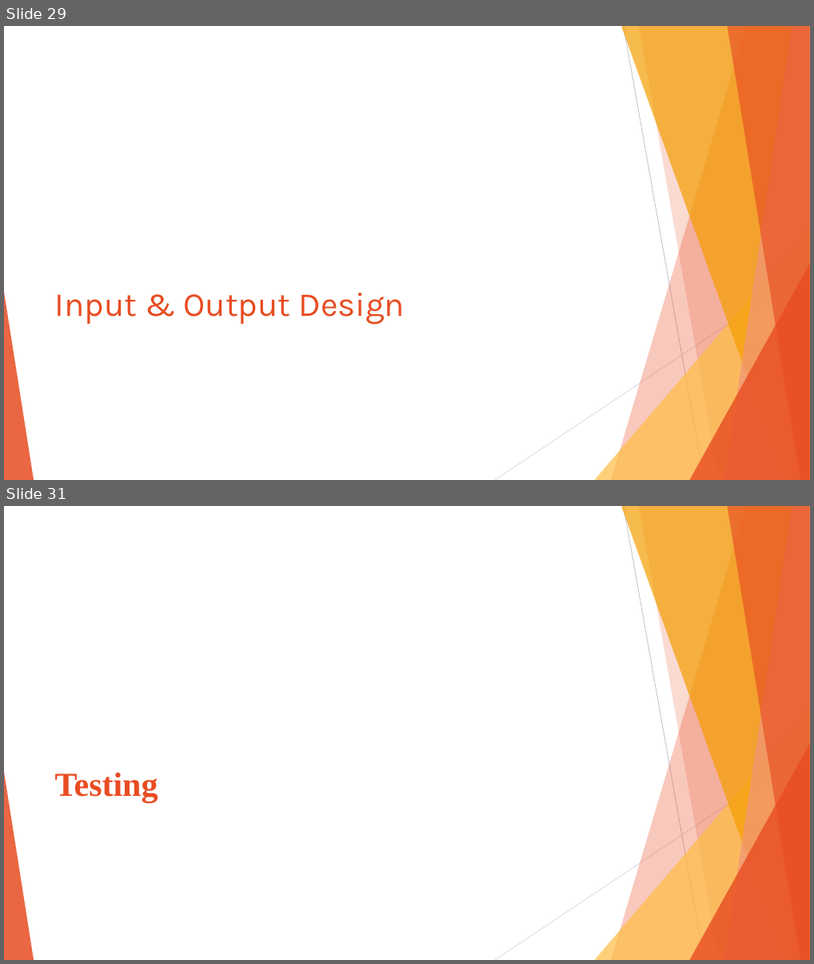
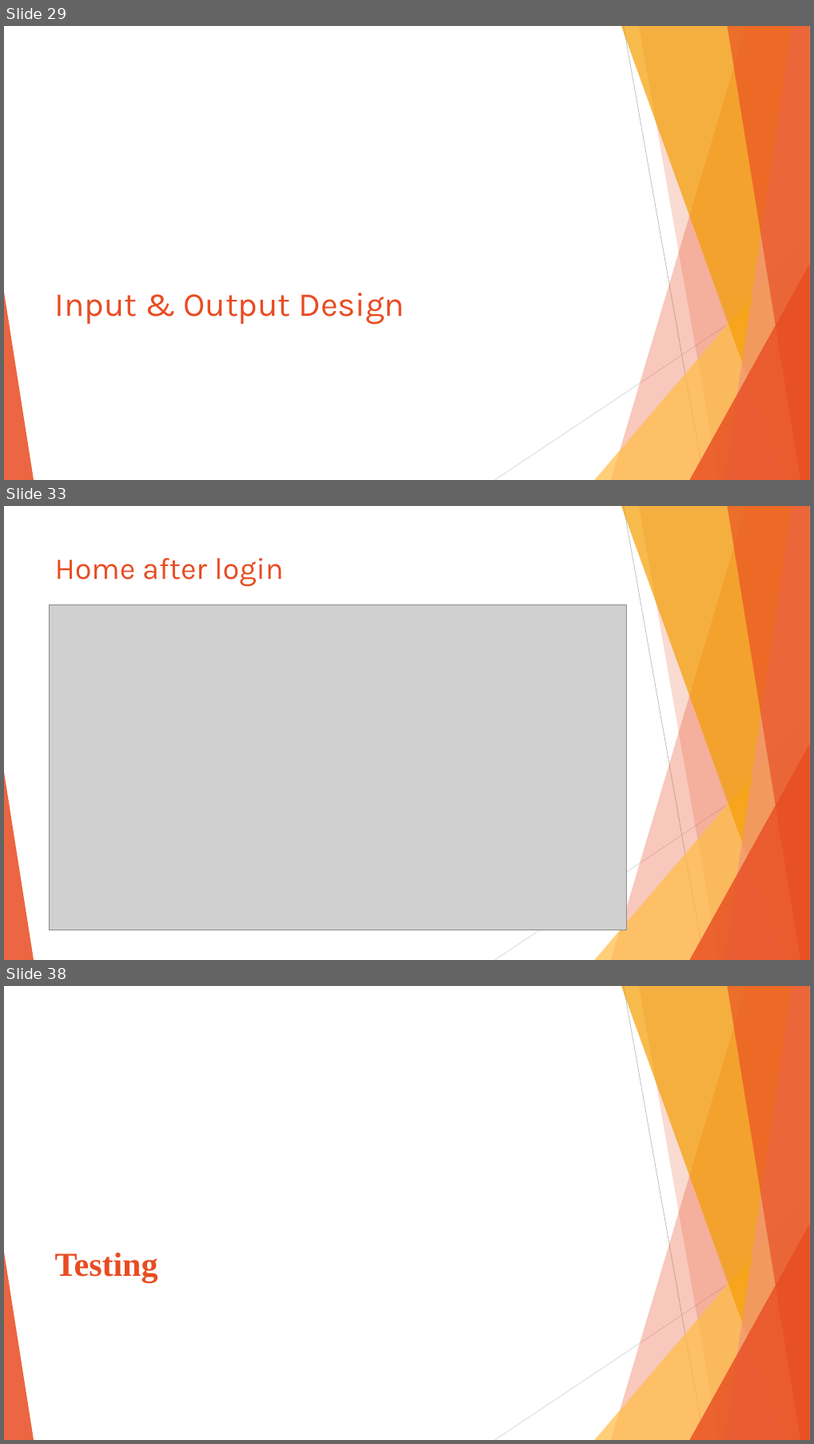
Before and after one commit to preyash2047/Stock_Price_Prediction, a slide deck: Project Presentation/PPT/SPP.pptx. Shown one above the other, each under a label of ours: slides 29 and 31 before the commit, slides 29, 33 and 38 after it; the slides between them are not shown. The pictures are 814x964 and 814x1444 pixels, drawn with LibreOffice and Linux fonts; fonts in the diff are those of the drawing; grey boxes stand for pictures. Boxes give left, top, right and bottom in pixels: in the first picture for what was removed or moved away, otherwise in the second. Text is boxed around its words. In the diff, an @@ line names an element or a change of style, - is before the commit and + after.

```diff
--- a/Project Presentation/PPT/SPP.pptx
+++ b/Project Presentation/PPT/SPP.pptx
@@ slide 33 added at (4, 506, 810, 960), background #FFFFFF; not listed: 10 template elements that a slide beside it also shows @@
@@ title added at (55, 558, 284, 587), 36 pt, text #E84C22 @@
+Home after login
@@ picture added at (49, 604, 626, 929) @@
@@ what was slide 31 is now slide 38 @@
```
Also in this commit, not shown: 7 slides changed, 8 other slides added, 5 slides removed, 1 other file.
